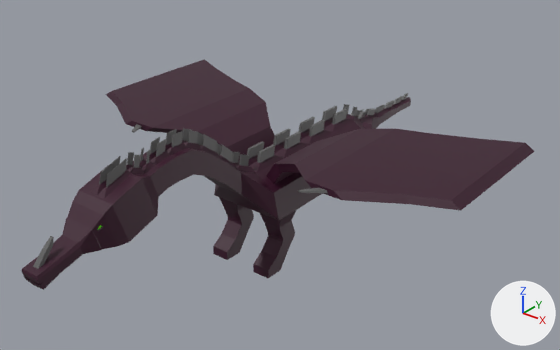
An edit to the Blender file Assets/BlenderAndFBX/DragonSimple.blend, drawn before and after from the same camera.
Before and after are seen from a camera (50 mm lens) standing at (21.4, -25.1, 20.3) and looking at (0.4, 1.1, 4.0). Lighting does not change. The marker at lower right points along +X, +Y and +Z.

Before the edit, the objects in view are built like this:
```python
mat_body = principled_material('Body')
mat_body.base_color = (0.0373, 0.00193, 0.0184)  # dark purple #360625
mat_horns = principled_material('Horns')
mat_horns.base_color = (0.111, 0.111, 0.111)  # dark grey #5d5d5d
me_cube_001 = bpy.data.meshes.new('Cube.001')
me_cube_001.from_pydata(...)  # 497 vertices, 496 faces; spans x 0.0..10.4, y -12.6..14.1, z 0.0..8.2
# faces by material slot: [377, 4, 114, 1]
me_cube_001.materials.append(mat_body)  # dark purple #360625
me_cube_001.materials.append(mat_material)  # green #55e700
me_cube_001.materials.append(mat_horns)  # dark grey #5d5d5d
me_cube_001.materials.append(mat_innereye)  # red #e70500
ob_cube = bpy.data.objects.new('Cube', me_cube_001)
ob_cube.location = (0.0, 0.0, 0.0)
_m = ob_cube.modifiers.new('Mirror', 'MIRROR')
_m.use_clip = True
```
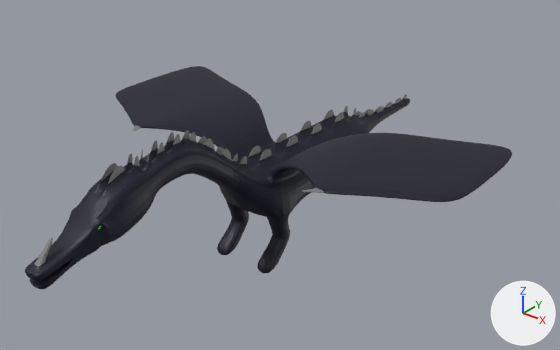
Commit message: some work on dragon

Changed parts and their boxes (x1, y1, x2, y2) in the pictures (560 x 350 px; the box of a moved part takes in the faces that stretch with it):
'Cube', recoloured, reshaped, modifiers changed
    before: (22, 59, 534, 290)
    after: (25, 66, 512, 289)
part 1 of me_cube_001, moved or reshaped
    before: (22, 93, 408, 289)
    after: (25, 94, 406, 289)

The change, as a list of edits to the scene's bpy script:
```text
Change mat_body:
    mat_body.base_color: (0.0373, 0.00193, 0.0184) -> (0.0, 0.000773, 0.0146)  # dark purple #360625 -> black #000320
Change mat_horns:
    mat_horns.base_color: (0.111, 0.111, 0.111) -> (0.208, 0.208, 0.208)  # dark grey #5e5e5e -> grey #7e7e7e
Change me_cube_001:
    used by ob_cube; location = (0.0, 0.0, 0.0)
    remove me_cube_001.from_pydata(...)  # 497 vertices, 496 faces; spans x 0.0..10.4, y -12.6..14.1, z 0.0..8.2
    add me_cube_001.from_pydata(...)  # 503 vertices, 504 faces; spans x 0.0..10.4, y -12.6..14.1, z 0.0..8.2
    me_cube_001 part 1
    15 vertices are removed from x 0.0..0.6, y -10.7..11.1, z 4.3..8.0
    88 faces are deleted
    8 vertices in x 0.0..0.5, y -12.4..7.9, z 4.6..8.1 move by (0.0, -0.1, 0.0)
    7 vertices in x 0.0..0.5, y -12.5..-11.7, z 4.8..5.2 move by (0.0, 0.1, -0.4)
    6 vertices in x 0.0, y -6.9..-2.0, z 4.3..6.4 move by (0.0, 0.0, -0.1)
    5 vertices in x 0.0, y -1.0..7.0, z 3.0 move by (0.0, 0.0, -0.6)
    5 vertices in x 0.1..0.2, y -4.9..6.7, z 5.7..8.2 move by (0.1, -0.2, 0.0)
    5 vertices in x 0.2..0.4, y -4.9..6.7, z 5.7..8.2 move by (0.0, -0.2, 0.0)
    34 vertices move within x 0.0..0.4, y -11.6..8.1, z 4.7..8.2
    21 vertices are added at x 0.0..0.6, y -12.6..11.1, z 4.3..8.0
    37 new faces join them, mat_horns (grey #7e7e7e)
    59 new faces join them, mat_body (black #000320)
Change ob_cube:
    where _m = ob_cube.modifiers.new('Mirror', 'MIRROR')
    remove _m.use_clip = True
    add _m = ob_cube.modifiers.new('Subdivision', 'SUBSURF')
```
